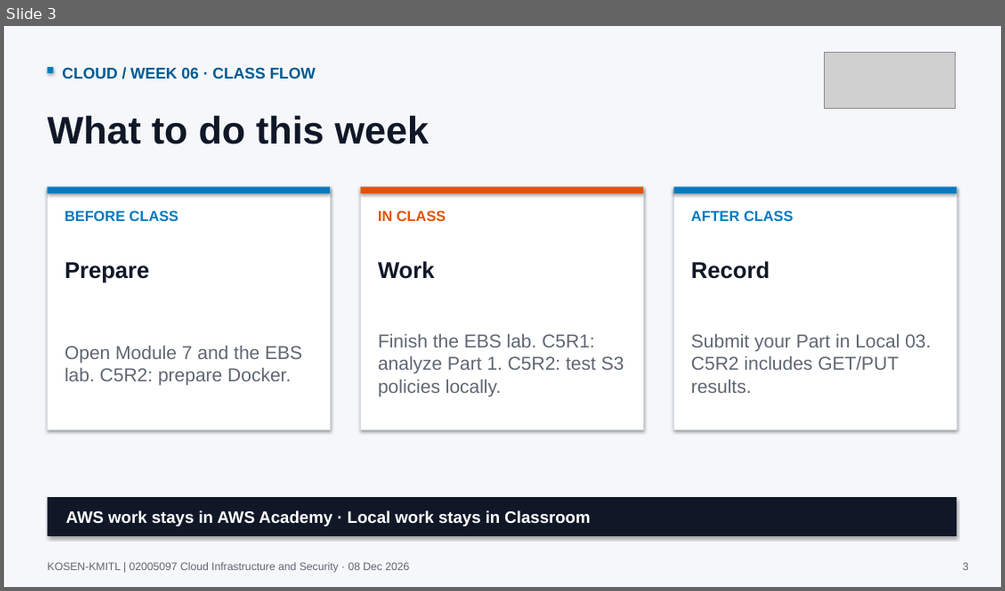
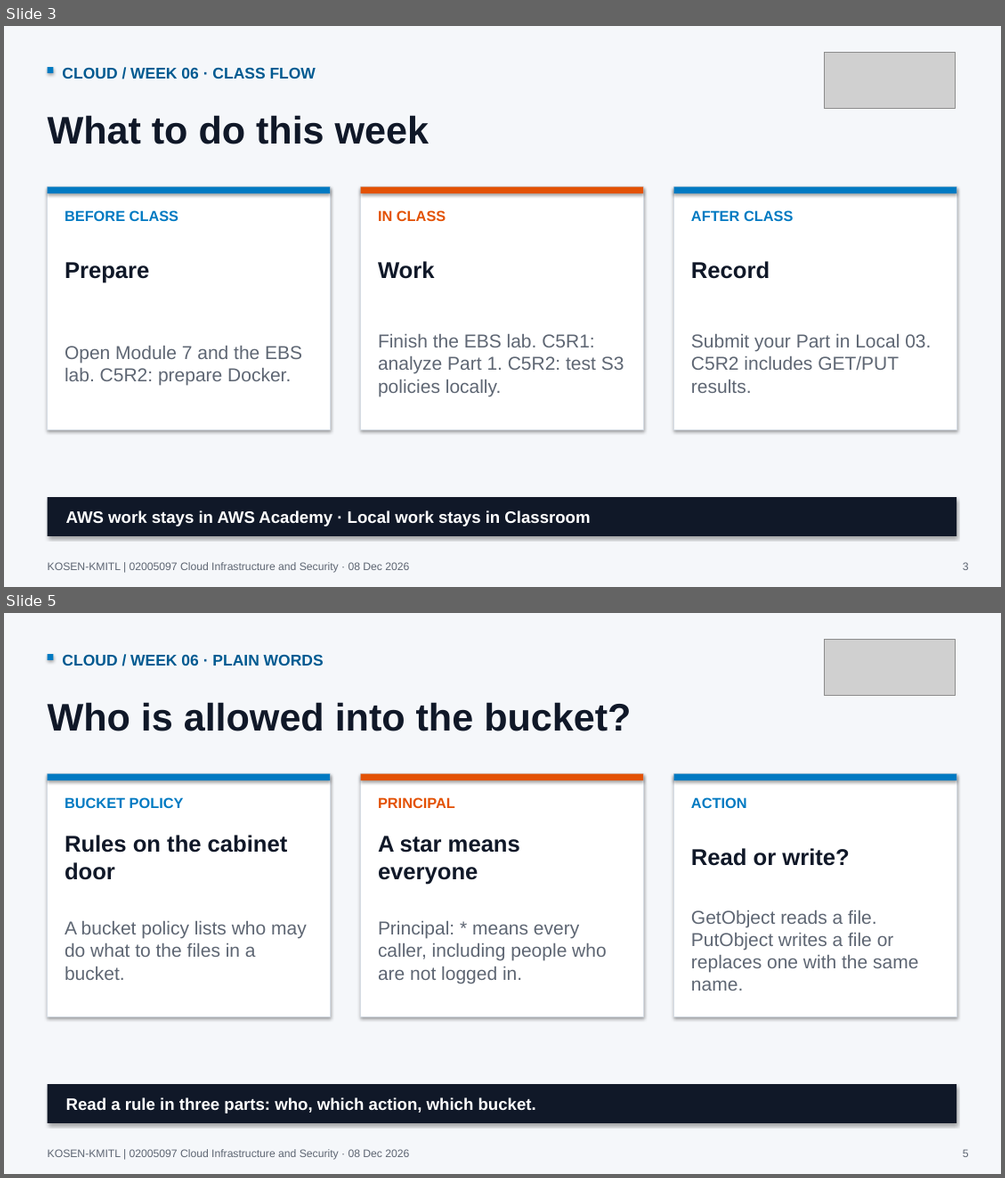
Before and after one commit to nutthakorn7/cloud-infrastructure-security, a slide deck: slides/weekly-bridges/output/Week06_Cloud_Course_Bridge.pptx. Shown one above the other, each under a label of ours: slide 3 before the commit, slides 3 and 5 after it; the slides between them are not shown. The pictures are 1005x591 and 1005x1178 pixels, drawn with LibreOffice and Linux fonts; fonts in the diff are those of the drawing; grey boxes stand for pictures. Boxes give left, top, right and bottom in pixels: in the first picture for what was removed or moved away, otherwise in the second. Text is boxed around its words. In the diff, an @@ line names an element or a change of style, - is before the commit and + after.

```diff
--- a/slides/weekly-bridges/output/Week06_Cloud_Course_Bridge.pptx
+++ b/slides/weekly-bridges/output/Week06_Cloud_Course_Bridge.pptx
@@ slide 5 added at (4, 613, 1001, 1174), background #F5F7FA @@
@@ picture added at (825, 639, 955, 695) @@
@@ rectangle added at (48, 654, 53, 660), fill #007AC2 @@
@@ text added at (62, 654, 324, 666), 15 pt, text #005A91, bold @@
+CLOUD / WEEK 06 · PLAIN WORDS
@@ text added at (48, 702, 631, 731), 37 pt, text #101828, bold @@
+Who is allowed into the bucket?
@@ rectangle added at (48, 774, 330, 1017), fill #FFFFFF, outline #D5DCE4 0.8 pt @@
@@ rectangle added at (48, 774, 330, 780), fill #007AC2 @@
@@ text added at (65, 797, 184, 808), 14 pt, text #007AC2, bold @@
+BUCKET POLICY
@@ rectangle added at (361, 774, 643, 1017), fill #FFFFFF, outline #D5DCE4 0.8 pt @@
@@ rectangle added at (361, 774, 643, 780), fill #E35205 @@
@@ text added at (378, 797, 455, 808), 14 pt, text #E35205, bold @@
+PRINCIPAL
@@ rectangle added at (674, 774, 956, 1017), fill #FFFFFF, outline #D5DCE4 0.8 pt @@
@@ rectangle added at (674, 774, 956, 780), fill #007AC2 @@
@@ text added at (691, 797, 747, 808), 14 pt, text #007AC2, bold @@
+ACTION
@@ text added at (65, 835, 288, 880), 22 pt, text #101828, bold @@
+Rules on the cabinet door
@@ text added at (378, 835, 520, 884), 22 pt, text #101828, bold @@
+A star means everyone
@@ text added at (691, 848, 849, 866), 22 pt, text #101828, bold @@
+Read or write?
@@ text added at (65, 921, 307, 980), 18 pt, text #5E6673 @@
+A bucket policy lists who may do what to the files in a bucket.
@@ text added at (378, 921, 607, 983), 18 pt, text #5E6673 @@
+Principal: * means every caller, including people who are not logged in.
@@ text added at (691, 910, 918, 990), 18 pt, text #5E6673 @@
+GetObject reads a file. PutObject writes a file or replaces one with the same name.
@@ rectangle added at (48, 1084, 956, 1123), fill #101828 @@
@@ text added at (66, 1097, 536, 1113), 16 pt, text #FFFFFF, bold @@
+Read a rule in three parts: who, which action, which bucket.
@@ text added at (48, 1149, 409, 1159), 10.5 pt, text #5E6673 @@
+KOSEN-KMITL | 02005097 Cloud Infrastructure and Security · 08 Dec 2026
@@ text added at (963, 1149, 969, 1157), 10.5 pt, text #5E6673 @@
+5
```
Also in this commit, not shown: 2 other slides added, 2 other files.
